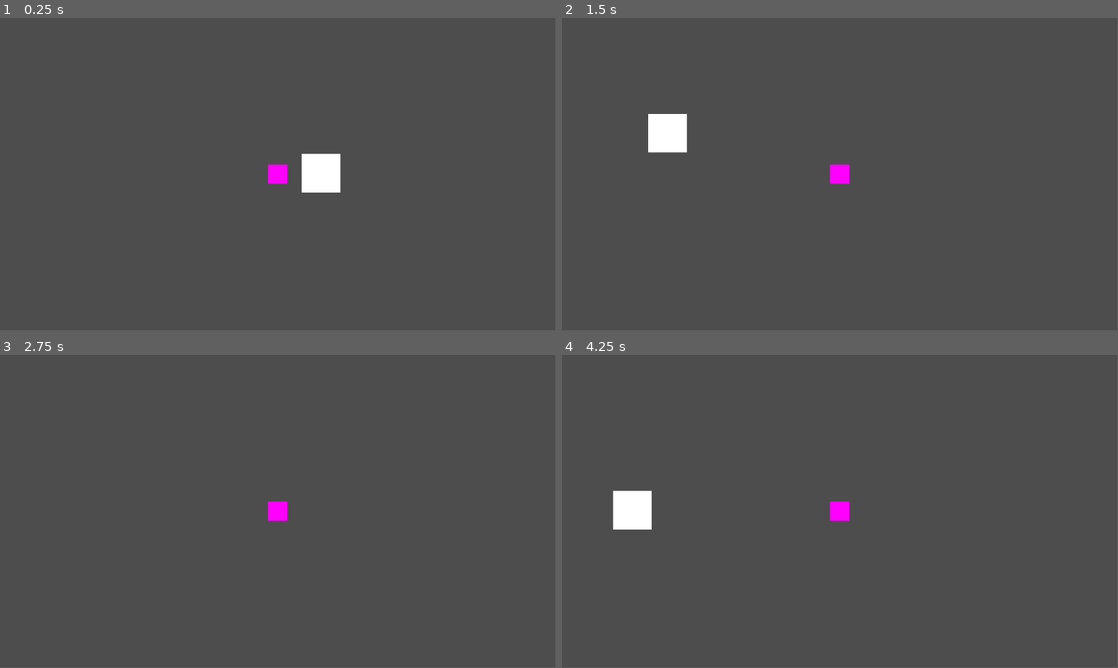
Above: before the commit, frames 1-4 (two rows, left to right).
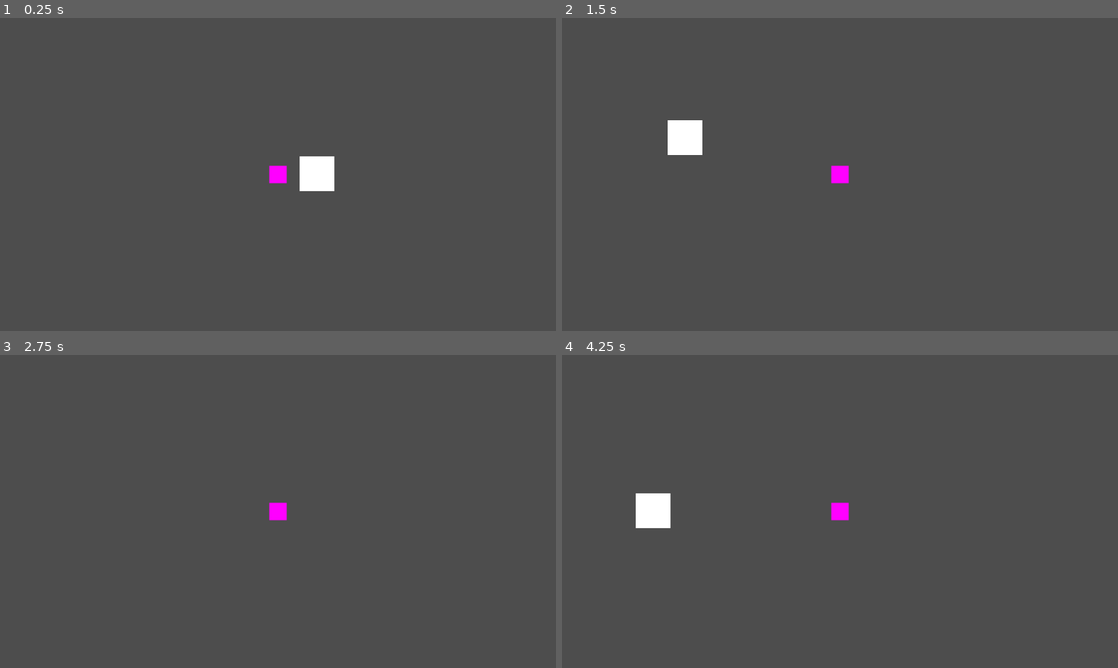
Above: after the commit, the same moments.

Repository: NicolasRaf/Defenders-Lovers
Game: Godot game, scene res://scenes/world.tscn
Two runs of this game, one before a commit and one after it. Both use one fixed random seed, a clock stepped at 60 frames per second and the inputs below.
Inputs:
- Up to frame 1 (0.25 s): no input
- Up to frame 2 (1.5 s): tap Enter at 0.5 s; hold D (move_right) 0.53-1.28 s; hold S (move_down) from 1.28 s (still down)
- Up to frame 3 (2.75 s): release S (move_down) at 2.03 s; hold D (move_right) from 2.03 s (still down)
- Up to frame 4 (4.25 s): tap Space at 2.75 s; release D (move_right) at 2.78 s; hold W (move_up) 2.78-3.53 s; tap Enter at 3.5 s; hold A (move_left) from 3.53 s (still down)
In our replay, the window is 799x449 before the commit and 800x450 after it. These sizes can differ from the game's own. Grey fills any space a smaller window leaves; there, only what the larger window draws over its background counts as a difference.

The runs differ from the first frame. In frame 1, 0.3% of the frame differs, in the area x 48-62%, y 43-56%; in frame 2, 0.9%; in frame 3, less than 0.1%; in frame 4, 1.0%, in the area x 9-52%, y 43-56%.

Commit message:
Feat: Config project

Diff:
--- a/project.godot
+++ b/project.godot
@@ -13,11 +13,20 @@
 config/name="Defenders Lovers"
 run/main_scene="res://scenes/world.tscn"
 config/features=PackedStringArray("4.2", "GL Compatibility")
+boot_splash/bg_color=Color(0, 0, 0, 1)
+boot_splash/image="res://assets/Labiras_Logo.png"
+boot_splash/fullsize=false
 config/icon="res://icon.svg"
 
 [autoload]
 
 Global="*res://scripts/Global.gd"
+
+[display]
+
+window/size/viewport_width=1280
+window/size/viewport_height=720
+window/stretch/mode="viewport"
 
 [file_customization]
 
@@ -56,5 +65,6 @@
 
 [rendering]
 
+textures/canvas_textures/default_texture_filter=0
 renderer/rendering_method="gl_compatibility"
 renderer/rendering_method.mobile="gl_compatibility"
--- a/scenes/world.tscn
+++ b/scenes/world.tscn
@@ -1,6 +1,7 @@
-[gd_scene load_steps=2 format=3 uid="uid://cupv0hc2jmxbj"]
+[gd_scene load_steps=3 format=3 uid="uid://cupv0hc2jmxbj"]
 
 [ext_resource type="PackedScene" uid="uid://b27n8i3012nih" path="res://scenes/player.tscn" id="1_xkf3l"]
+[ext_resource type="PackedScene" path="res://scenes/enemysspawner.tscn" id="2_tga13"]
 
 [node name="World" type="Node2D"]
 
@@ -11,3 +12,6 @@
 offset_bottom = 19.0
 
 [node name="Player" parent="." instance=ExtResource("1_xkf3l")]
+
+[node name="Enemysspawner" parent="." instance=ExtResource("2_tga13")]
+position = Vector2(-7, -37)
Not shown, added: assets/Labiras_Logo.png.import
Not shown, removed: assets/delet.txt
